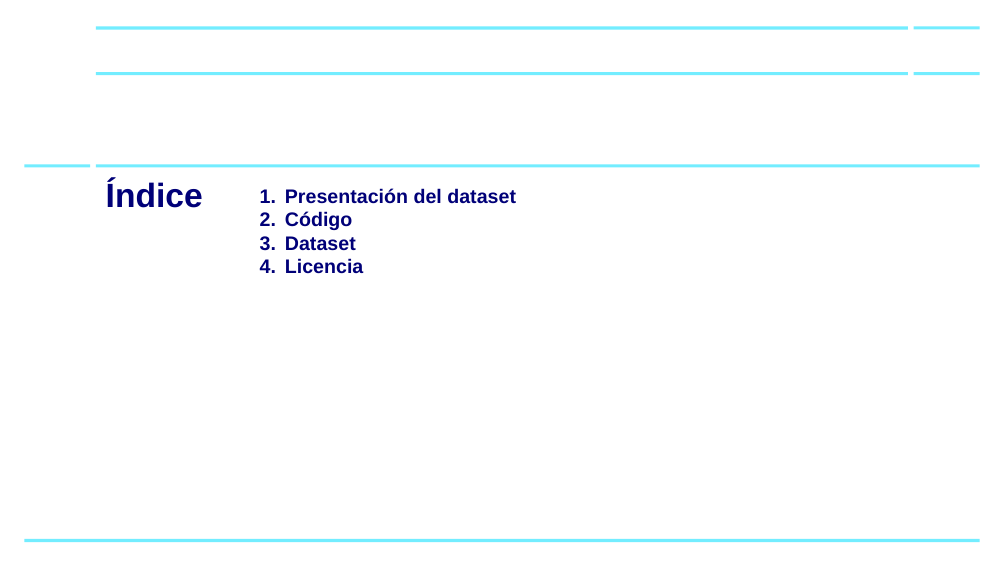
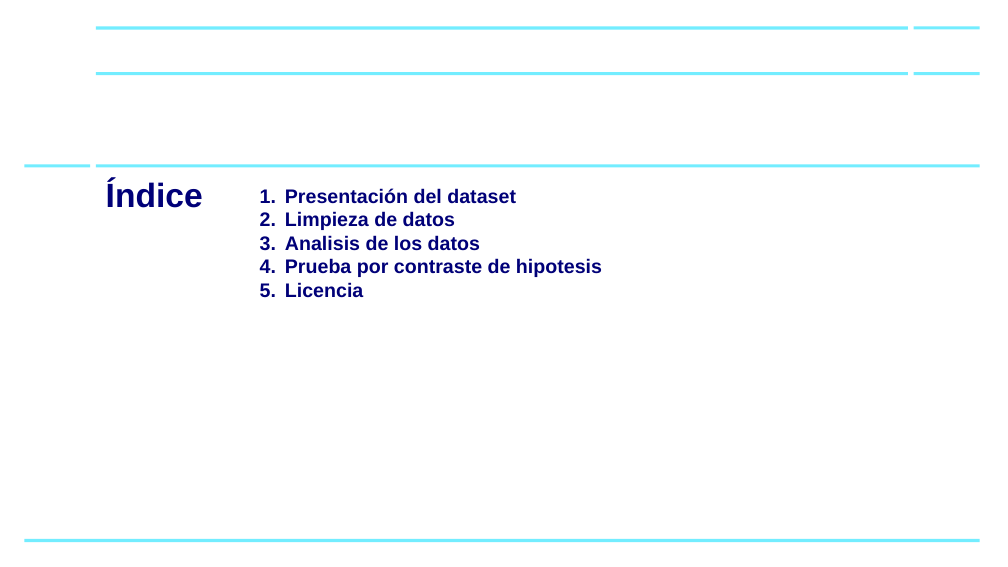
Before and after one commit to jgonzalezon/PR2, a slide deck: slide 2 of Ingresos.pptx. Drawn at 1008x567 pixels with LibreOffice and Linux fonts; fonts in the diff are those of the drawing; background and template pictures are left out. Boxes give left, top, right and bottom in pixels: in the first picture for what was removed or moved away, otherwise in the second. Text is boxed around its words. In the diff, an @@ line names an element or a change of style, - is before the commit and + after.

```diff
--- a/Ingresos.pptx
+++ b/Ingresos.pptx
@@ text at box(285, 211, 602, 277): text changed @@
-2. Código
-3. Dataset
+2. Limpieza de datos
+3. Analisis de los datos
+4. Prueba por contraste de hipotesis
```
Also in this commit, not shown: 3 other slides changed.
